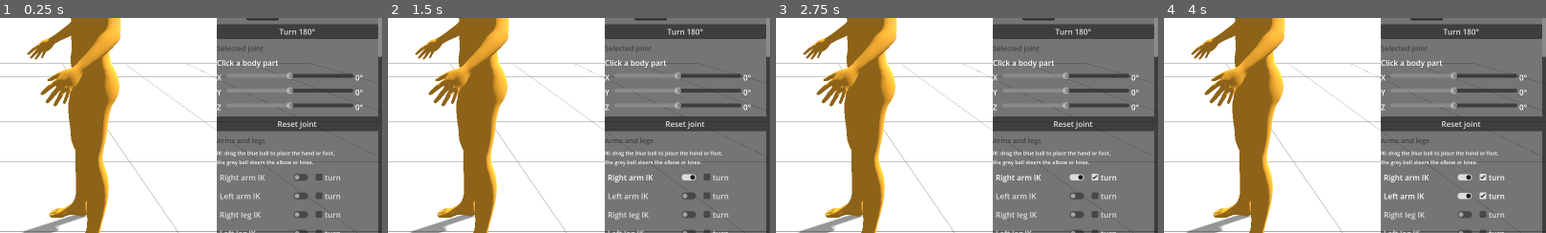
Above: before the commit, frames 1-4 (left to right).
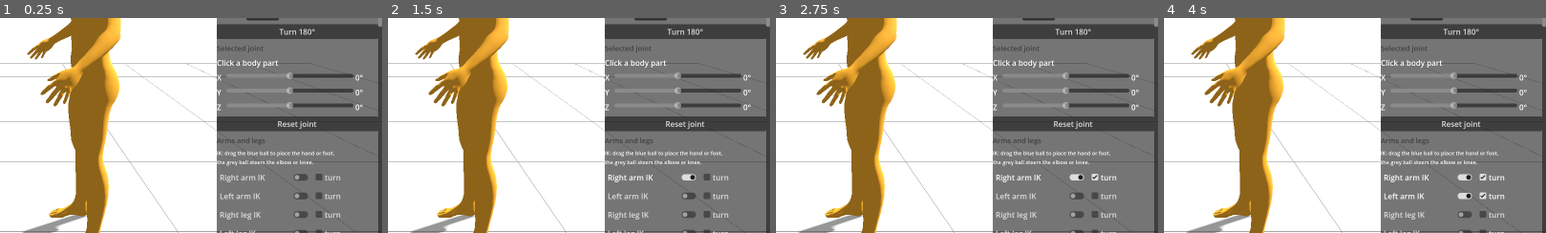
Above: after the commit, the same moments.

Repository: jop3/kamae
Game: Godot game, scene res://src/app/Main.tscn
The game is run twice, just before and just after one commit, with the same random seed, the same clock (stepped at 60 frames per second) and the same inputs.
Inputs:
- Up to frame 1 (0.25 s): no input
- Up to frame 2 (1.5 s): click "Turn 180°" at 0.5 s; click "Right arm IK" at 1.25 s
- Up to frame 3 (2.75 s): click "turn" at 2 s
- Up to frame 4 (4 s): click "Left arm IK" at 2.75 s; click "turn" at 3.5 s
The pictures show only the part of the screen within x 50-100%, y 30-80%; the shares and areas given below are measured in that part.

The runs differ from the first frame. In frame 1, 0.1% of the frame differs, in the area x 99-100%, y 3-19%; in frame 2, 0.1%; in frame 3, 0.1%; in frame 4, 0.1%.

Commit message:
Side panel: Sequence section (steps, timings, save scene as step pose, play/scrub, save/load)
Co-Authored-By: Claude Fable 5.1 <noreply@anthropic.com>
Claude-Session: https://claude.ai/code/session_01UcSQsWZzi6KyCSo7jtnhzd

Diff:
--- a/src/app/Main.gd
+++ b/src/app/Main.gd
@@ -11,13 +11,18 @@
 @onready var ui_layer: CanvasLayer = $UI
 
 var export_dir := "user://exports"
+var player: SequencePlayer
 
 
 func _ready() -> void:
 	posing_scene.setup_default()
 	controller.setup(posing_scene, camera, gizmo)
 	grip_director.setup(posing_scene, controller)
-	panel.setup(controller, posing_scene, grip_director, camera)
+	player = SequencePlayer.new()
+	player.name = "SequencePlayer"
+	add_child(player)
+	player.setup(posing_scene, grip_director)
+	panel.setup(controller, posing_scene, grip_director, camera, player)
 	panel.export_requested.connect(_on_export_requested)
 	frame_all()
 	var args := OS.get_cmdline_user_args()
@@ -26,6 +31,14 @@
 		return
 	if args.has("--demo-weapon"):
 		await _render_demo_weapon(args[args.find("--demo-weapon") + 1])
+		return
+	if args.has("--screenshot-ui"):
+		# Development aid: the last drawn frame with the panel visible (exports never include it).
+		for i in 6:
+			await get_tree().process_frame
+		get_viewport().get_texture().get_image().save_png(args[args.find("--screenshot-ui") + 1])
+		print("ui screenshot saved")
+		get_tree().quit()
 		return
 	if args.has("--demo-hand"):
 		await _render_demo_hand(args[args.find("--demo-hand") + 1])
--- a/src/ui/SidePanel.gd
+++ b/src/ui/SidePanel.gd
@@ -42,14 +42,25 @@
 var _weapon_yaw: SpinBox
 var _pose_name: LineEdit
 var _pose_list: ItemList
+var player: SequencePlayer
+var _seq_name: LineEdit
+var _seq_list: ItemList
+var _seq_files: ItemList
+var _seq_transition: SpinBox
+var _seq_hold: SpinBox
+var _seq_scrub: HSlider
+var _seq_time: Label
+var _sequence: Sequence
 const POSES_DIR := "user://poses"
-
-
-func setup(ctrl: PoseController, posing_scene: PosingScene, grip_director: GripDirector = null, orbit_camera: OrbitCamera = null) -> void:
+const SEQUENCES_DIR := "user://sequences"
+
+
+func setup(ctrl: PoseController, posing_scene: PosingScene, grip_director: GripDirector = null, orbit_camera: OrbitCamera = null, sequence_player: SequencePlayer = null) -> void:
 	controller = ctrl
 	scene = posing_scene
 	grips = grip_director
 	camera = orbit_camera
+	player = sequence_player
 	custom_minimum_size.x = 300
 	var scroll := ScrollContainer.new()
 	scroll.horizontal_scroll_mode = ScrollContainer.SCROLL_MODE_DISABLED
@@ -247,6 +258,58 @@
 	load_pose.pressed.connect(_on_load_pose_pressed)
 	vb.add_child(load_pose)
 
+	vb.add_child(_header("Sequence"))
+	var seq_hint := Label.new()
+	seq_hint.text = "A technique is 2–5 saved poses with timings. Pose the scene, select a step and save the scene as that step's pose, then play."
+	seq_hint.add_theme_font_size_override("font_size", 11)
+	seq_hint.autowrap_mode = TextServer.AUTOWRAP_WORD_SMART
+	vb.add_child(seq_hint)
+	var seq_name_row := HBoxContainer.new(); vb.add_child(seq_name_row)
+	_seq_name = LineEdit.new(); _seq_name.placeholder_text = "Technique name"
+	_seq_name.size_flags_horizontal = Control.SIZE_EXPAND_FILL
+	_seq_name.text_changed.connect(func(t: String): if _sequence: _sequence.name = t)
+	seq_name_row.add_child(_seq_name)
+	var new_seq := Button.new(); new_seq.text = "New"
+	new_seq.tooltip_text = "Three steps: Grepp, Kuzushi, Kake"
+	new_seq.pressed.connect(_on_new_sequence_pressed)
+	seq_name_row.add_child(new_seq)
+	_seq_list = ItemList.new()
+	_seq_list.custom_minimum_size.y = 80
+	_seq_list.item_selected.connect(func(_i): _refresh_sequence_step())
+	vb.add_child(_seq_list)
+	var step_row := HBoxContainer.new(); vb.add_child(step_row)
+	var add_step := Button.new(); add_step.text = "Add step"
+	add_step.tooltip_text = "Adds the pose selected in the Poses list, or a new phase named after the technique"
+	add_step.pressed.connect(_on_add_step_pressed)
+	step_row.add_child(add_step)
+	var remove_step := Button.new(); remove_step.text = "Remove step"
+	remove_step.pressed.connect(_on_remove_step_pressed)
+	step_row.add_child(remove_step)
+	var timing := GridContainer.new(); timing.columns = 2; vb.add_child(timing)
+	_seq_transition = _spin(timing, "Transition (s)", 0, 5, 0.1)
+	_seq_hold = _spin(timing, "Hold (s)", 0, 10, 0.1)
+	_seq_transition.value_changed.connect(func(v: float): _set_step_timing("transition", v))
+	_seq_hold.value_changed.connect(func(v: float): _set_step_timing("hold", v))
+	var step_pose := Button.new(); step_pose.text = "Save scene as this step's pose"
+	step_pose.pressed.connect(_on_save_step_pose_pressed)
+	vb.add_child(step_pose)
+	var play_row := HBoxContainer.new(); vb.add_child(play_row)
+	var play := Button.new(); play.text = "Play"; play.pressed.connect(_on_play_pressed); play_row.add_child(play)
+	var pause := Button.new(); pause.text = "Pause"; pause.pressed.connect(func(): if player: player.pause()); play_row.add_child(pause)
+	var stop := Button.new(); stop.text = "Stop"; stop.pressed.connect(func(): if player: player.stop()); play_row.add_child(stop)
+	_seq_time = Label.new(); _seq_time.text = "0.0 s"; _seq_time.custom_minimum_size.x = 50; play_row.add_child(_seq_time)
+	_seq_scrub = HSlider.new(); _seq_scrub.min_value = 0.0; _seq_scrub.max_value = 1.0; _seq_scrub.step = 0.01
+	_seq_scrub.value_changed.connect(_on_scrub_changed)
+	vb.add_child(_seq_scrub)
+	var seq_files_row := HBoxContainer.new(); vb.add_child(seq_files_row)
+	var save_seq := Button.new(); save_seq.text = "Save sequence"; save_seq.pressed.connect(_on_save_sequence_pressed); seq_files_row.add_child(save_seq)
+	var load_seq := Button.new(); load_seq.text = "Load sequence"; load_seq.pressed.connect(_on_load_sequence_pressed); seq_files_row.add_child(load_seq)
+	_seq_files = ItemList.new()
+	_seq_files.custom_minimum_size.y = 50
+	vb.add_child(_seq_files)
+	if player:
+		player.time_changed.connect(_on_player_time)
+
 	vb.add_child(_header("Edit"))
 	var ur := HBoxContainer.new(); vb.add_child(ur)
 	var u := Button.new(); u.text = "Undo (Ctrl+Z)"; u.pressed.connect(func(): controller.undo.undo(); controller.pose_changed.emit()); ur.add_child(u)
@@ -269,6 +332,7 @@
 	_refresh_grips()
 	_refresh_weapons()
 	_refresh_poses()
+	_refresh_sequence_files()
 	_set_joint_enabled(false)
 
 
@@ -575,3 +639,164 @@
 	controller.pose_changed.emit()
 	_refresh_weapons()
 	_refresh_grips()
+
+
+# ---------------------------------------------------------------- sequences
+
+func _selected_step() -> int:
+	var sel := _seq_list.get_selected_items()
+	return sel[0] if not sel.is_empty() else -1
+
+
+func _refresh_sequence() -> void:
+	_seq_list.clear()
+	if _sequence == null:
+		_seq_scrub.max_value = 1.0
+		return
+	for i in _sequence.steps.size():
+		var st: Dictionary = _sequence.steps[i]
+		var have := FileAccess.file_exists(POSES_DIR.path_join(str(st["pose"]) + ".json"))
+		_seq_list.add_item("%d. %s%s   →%.1f s  hold %.1f s" % [i + 1, st["pose"], "" if have else " (no pose saved)", float(st.get("transition", 0.0)), float(st.get("hold", 0.0))])
+	_seq_scrub.max_value = maxf(_sequence.duration(), 0.01)
+	_refresh_sequence_step()
+
+
+func _refresh_sequence_step() -> void:
+	var i := _selected_step()
+	_updating = true
+	if _sequence and i >= 0:
+		_seq_transition.value = float(_sequence.steps[i].get("transition", 0.0))
+		_seq_hold.value = float(_sequence.steps[i].get("hold", 0.0))
+		_seq_transition.editable = i > 0
+	_updating = false
+
+
+func _set_step_timing(key: String, value: float) -> void:
+	var i := _selected_step()
+	if _updating or _sequence == null or i < 0:
+		return
+	_sequence.steps[i][key] = value
+	var keep := i
+	_refresh_sequence()
+	_seq_list.select(keep)
+
+
+func _on_new_sequence_pressed() -> void:
+	var name := _seq_name.text.strip_edges()
+	if name == "":
+		name = "Teknik"
+		_seq_name.text = name
+	_sequence = Sequence.new_default(name)
+	_refresh_sequence()
+	_reload_player()
+
+
+func _on_add_step_pressed() -> void:
+	if _sequence == null:
+		_on_new_sequence_pressed()
+		_sequence.steps.clear()
+	if _sequence.steps.size() >= Sequence.MAX_STEPS:
+		return
+	var sel := _pose_list.get_selected_items()
+	var slug: String
+	if not sel.is_empty():
+		slug = _pose_list.get_item_text(sel[0])
+	else:
+		slug = PoseFile.slugify("%s steg %d" % [_sequence.name, _sequence.steps.size() + 1])
+	_sequence.steps.append({"pose": slug, "transition": 0.6, "hold": 0.5})
+	_refresh_sequence()
+	_seq_list.select(_sequence.steps.size() - 1)
+	_refresh_sequence_step()
+	_reload_player()
+
+
+func _on_remove_step_pressed() -> void:
+	var i := _selected_step()
+	if _sequence == null or i < 0:
+		return
+	_sequence.steps.remove_at(i)
+	_refresh_sequence()
+	_reload_player()
+
+
+## Writes the live scene into the selected step's pose file, so posing and sequencing are one loop.
+func _on_save_step_pose_pressed() -> void:
+	var i := _selected_step()
+	if _sequence == null or i < 0 or grips == null:
+		return
+	var slug: String = _sequence.steps[i]["pose"]
+	var data: Dictionary = await PoseFile.capture_baked(scene, grips, camera, slug)
+	var err := PoseFile.save(POSES_DIR.path_join(slug + ".json"), data)
+	if err != OK:
+		push_error("Could not save pose %s: %s" % [slug, error_string(err)])
+	_refresh_poses()
+	_refresh_sequence()
+	_seq_list.select(i)
+	_reload_player()
+
+
+func _reload_player() -> void:
+	if player == null or _sequence == null:
+		return
+	player.load_sequence(_sequence, ProjectSettings.globalize_path(POSES_DIR))
+
+
+func _on_play_pressed() -> void:
+	if player == null or _sequence == null:
+		return
+	_reload_player()
+	if player.time >= player.duration():
+		player.time = 0.0
+	player.play()
+
+
+func _on_scrub_changed(v: float) -> void:
+	if _updating or player == null or _sequence == null:
+		return
+	if player.poses.is_empty():
+		_reload_player()
+	player.pause()
+	player.seek(v)
+
+
+func _on_player_time(t: float) -> void:
+	_updating = true
+	_seq_scrub.value = t
+	_seq_time.text = "%.1f s" % t
+	_updating = false
+
+
+func _refresh_sequence_files() -> void:
+	if _seq_files == null:
+		return
+	_seq_files.clear()
+	var d := DirAccess.open(SEQUENCES_DIR)
+	if d == null:
+		return
+	for f in d.get_files():
+		if f.ends_with(".json"):
+			_seq_files.add_item(f.get_basename())
+
+
+func _on_save_sequence_pressed() -> void:
+	if _sequence == null:
+		return
+	_sequence.name = _seq_name.text.strip_edges() if _seq_name.text.strip_edges() != "" else _sequence.name
+	DirAccess.make_dir_recursive_absolute(ProjectSettings.globalize_path(SEQUENCES_DIR))
+	var err := _sequence.save(Sequence.sequence_path(SEQUENCES_DIR, _sequence.name))
+	if err != OK:
+		push_error("Could not save sequence: %s" % error_string(err))
+	_refresh_sequence_files()
+
+
+func _on_load_sequence_pressed() -> void:
+	var sel := _seq_files.get_selected_items()
+	if sel.is_empty():
+		return
+	var seq := Sequence.load(SEQUENCES_DIR.path_join(_seq_files.get_item_text(sel[0]) + ".json"))
+	if seq == null:
+		return
+	_sequence = seq
+	_seq_name.text = seq.name
+	_refresh_sequence()
+	_reload_player()
